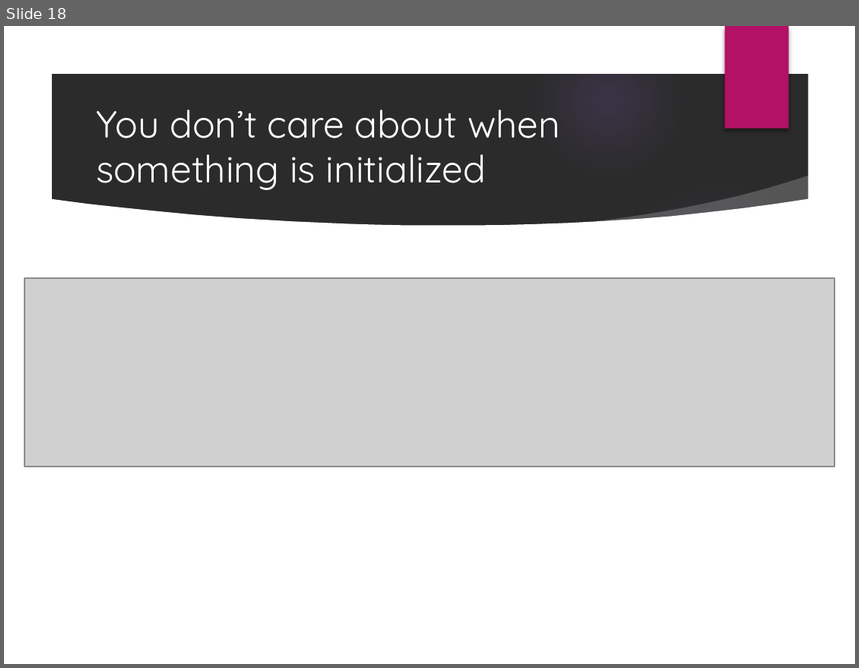
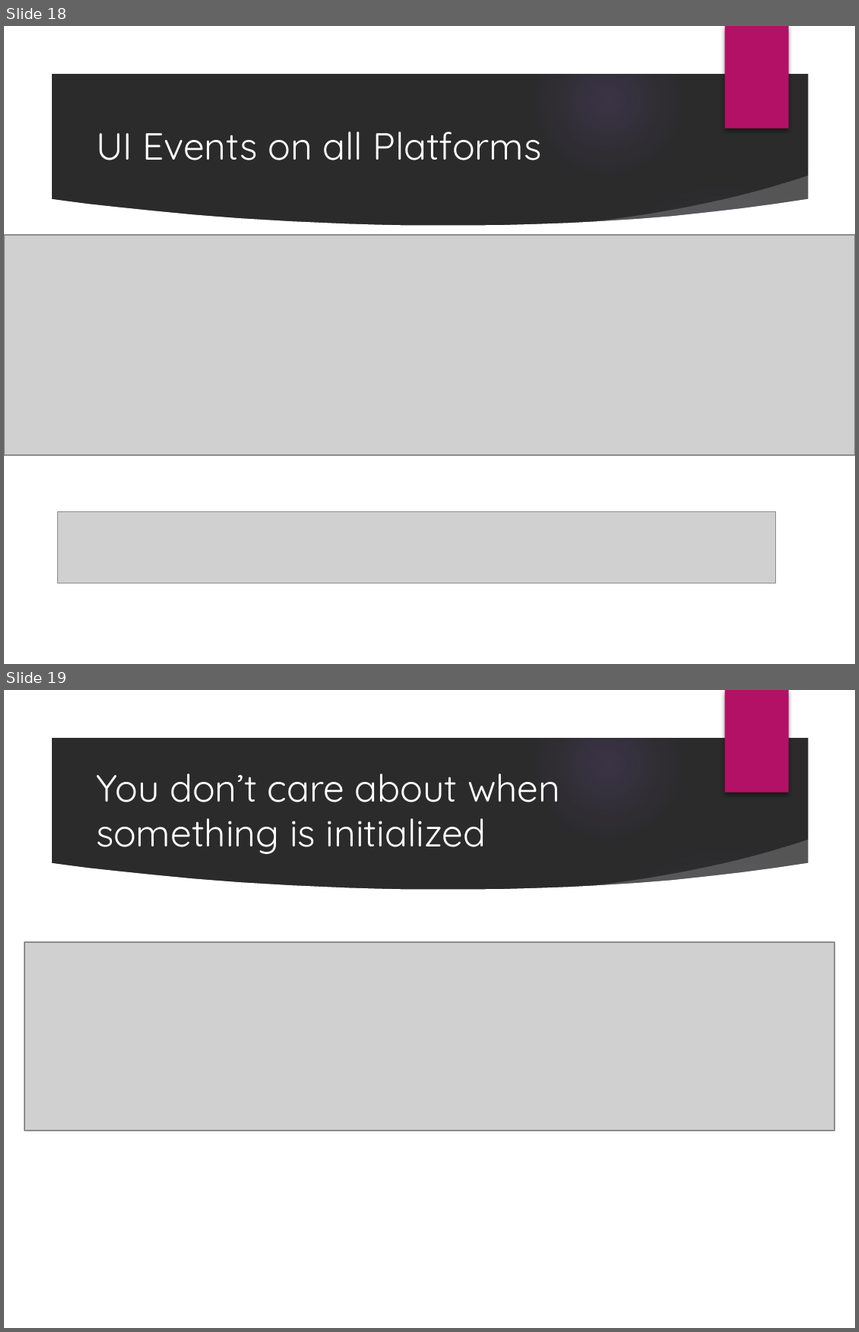
Before and after one commit to PureWeen/DevDays_20171116, a slide deck: DenverDevDays20171116.pptx. Shown one above the other, each under a label of ours: slide 18 before the commit, slides 18 and 19 after it. The pictures are 859x668 and 859x1332 pixels, drawn with LibreOffice and Linux fonts; fonts in the diff are those of the drawing; grey boxes stand for pictures; background and template pictures are left out; a plain dark background stands for a picture behind light text. Boxes give left, top, right and bottom in pixels: in the first picture for what was removed or moved away, otherwise in the second. Text is boxed around its words. In the diff, an @@ line names an element or a change of style, - is before the commit and + after.

```diff
--- a/DenverDevDays20171116.pptx
+++ b/DenverDevDays20171116.pptx
@@ slide 18 added at bbox=[4, 26, 855, 664], background picture (left out); not listed: 9 template elements that a slide beside it also shows @@
@@ title added at bbox=[96, 132, 542, 161], 24 pt, text #FFFFFF @@
+UI Events on all Platforms
@@ picture added at bbox=[4, 235, 855, 455] @@
@@ picture added at bbox=[57, 512, 775, 583] @@
@@ what was slide 18 is now slide 19 @@
```
Also in this commit, not shown: 6 slides changed, 1 other slide added, 5 other files.
